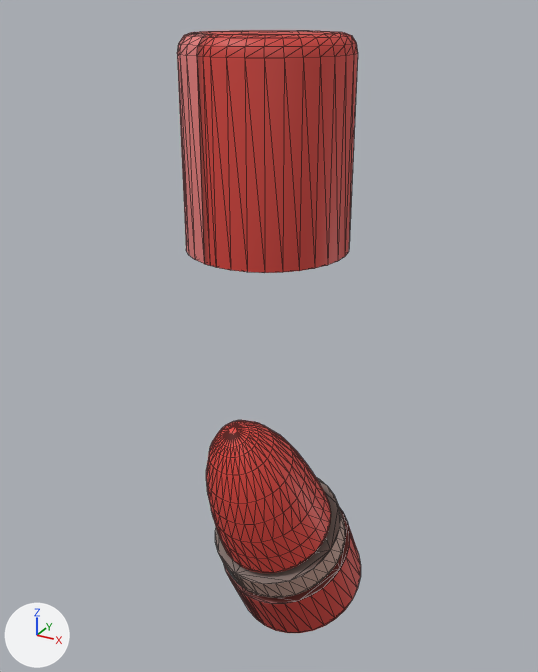
Before and after pictures for a commit that changed the glTF model models/tools/tool_marker_medium.glb.
Camera for both pictures: a 50 mm camera at (4.83, -8.75, 7.38) aimed at (-0.24, 0.48, 2.76). Every picture has the same lights, and +X, +Y and +Z are marked at lower left. Mesh edges are drawn as thin lines.

Names of what the first picture shows: 'Cap.001', 'Marker.001'.
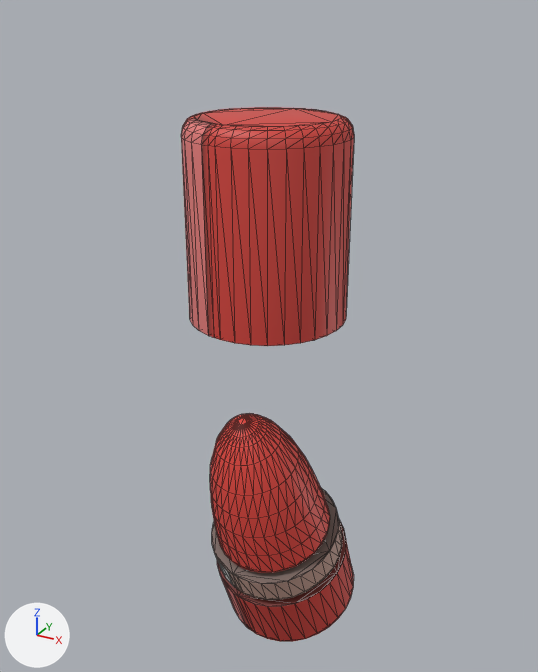
The edits, one by one:
Object 'Marker.001' (ob_marker_001) turns from (25, 0, -8.6) to (19, 0, -6.5) degrees about x, y and z.
Object 'Cap.001' (ob_cap_001) moves from (0.0, 0.0, 4.82) to (0.0, 0.0, 3.82).
Object 'Cap.001' (ob_cap_001) turns from (0, 0, -6.6) to (0, 0, -5.1) degrees about x, y and z.

Location of each change, [x1, y1, x2, y2] in pixels of the pictures (538 x 672 px):
'Cap.001', moved, turned
    before: [177, 30, 358, 273]
    after: [181, 107, 354, 346]
'Marker.001', turned
    before: [206, 420, 361, 633]
    after: [210, 413, 354, 641]
